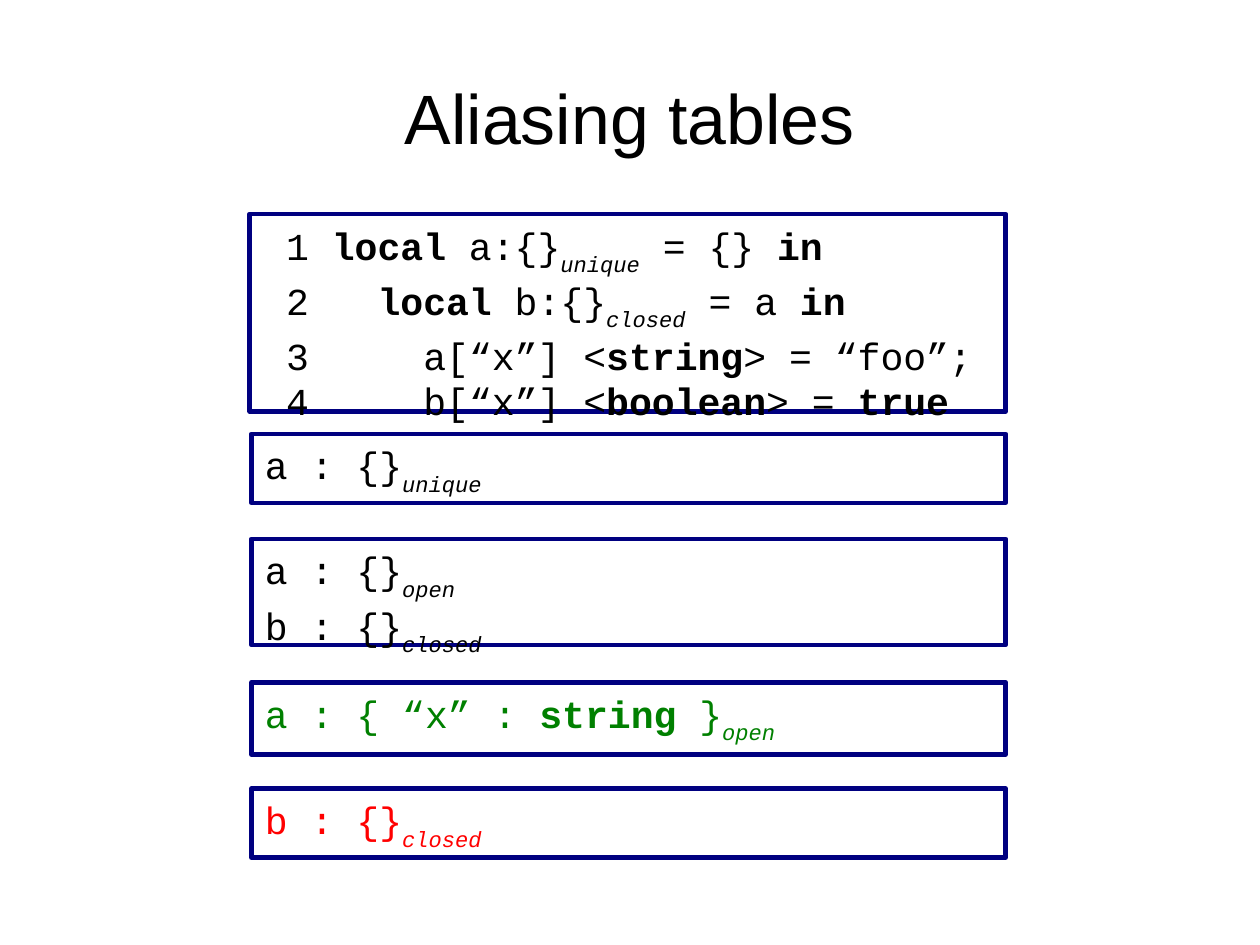
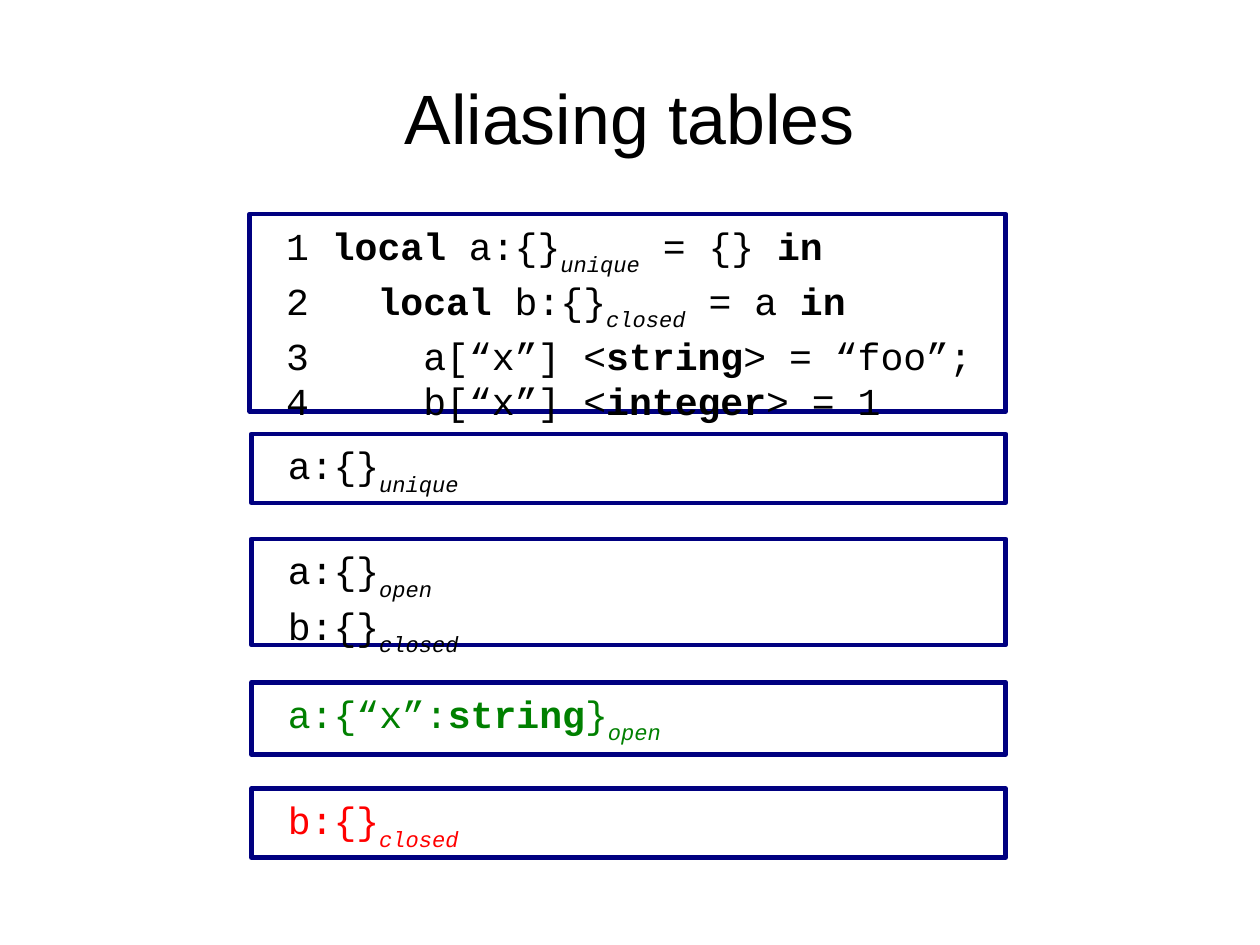
Before and after one commit to andremm/typedlua, a slide deck: slide 9 of doc/slides/dls2015.odp (slide 11 before the commit). Drawn at 1260x945 pixels with LibreOffice and Linux fonts; fonts in the diff are those of the drawing. Boxes give left, top, right and bottom in pixels: in the first picture for what was removed or moved away, otherwise in the second. Text is boxed around its words. In the diff, an @@ line names an element or a change of style, - is before the commit and + after.

Commit message:
Replacing text slides by example slides

```diff
--- a/doc/slides/dls2015.odp
+++ b/doc/slides/dls2015.odp
@@ text in rectangle at (286,388,881,423): text changed; bold off @@
-4 b[“x”] <boolean> = true
+4 b[“x”] <integer> = 1
@@ text in rectangle at (288,452,458,497): spaces changed @@
-a : {}unique
+a:{}unique
@@ text in rectangle at (288,557,458,653): spaces changed @@
-a : {}open
-b : {}closed
+a:{}open
+b:{}closed
@@ text in rectangle at (288,701,661,745): spaces changed @@
-a : { “x” : string }open
+a:{“x”:string}open
@@ text in rectangle at (288,807,458,848): spaces changed @@
-b : {}closed
+b:{}closed
```
Also in this commit, not shown: 7 other slides changed, 2 slides added, 6 slides removed.
